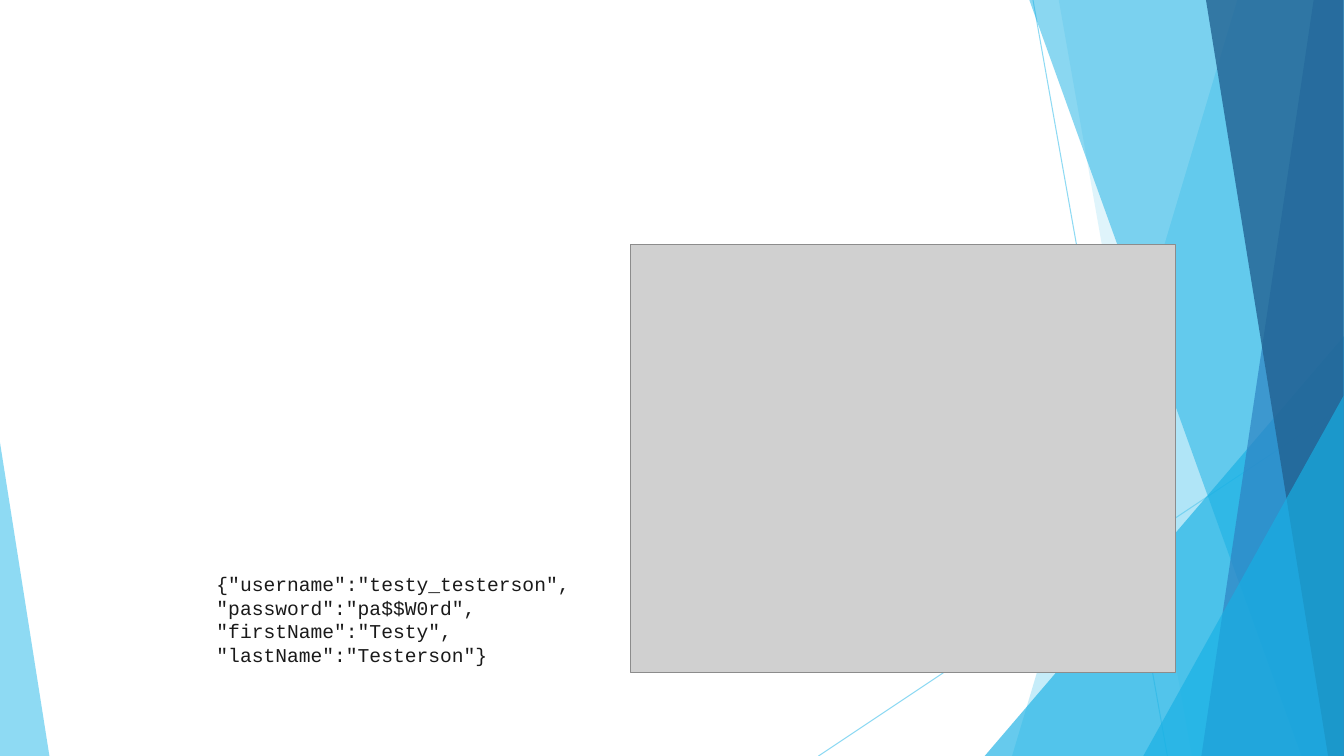
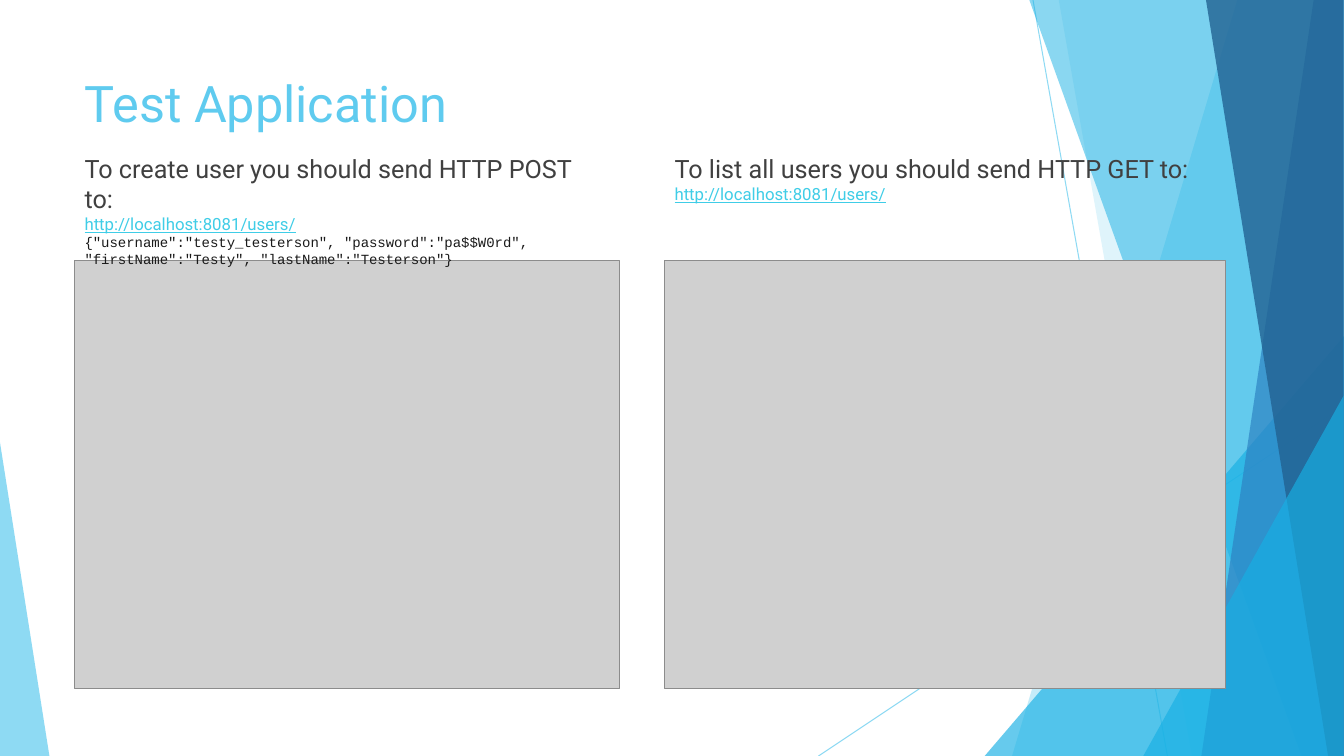
Before and after one commit to vlytsus/springboot-cloud-demo-one, a slide deck: slide 12 of docs/Introduction_To_Microservices_Part_1.pptx. Drawn at 1344x756 pixels with LibreOffice and Linux fonts; fonts in the diff are those of the drawing; grey boxes stand for pictures. Boxes give left, top, right and bottom in pixels: in the first picture for what was removed or moved away, otherwise in the second. Text is boxed around its words. In the diff, an @@ line names an element or a change of style, - is before the commit and + after.

Commit message:
Updated presentation

```diff
--- a/docs/Introduction_To_Microservices_Part_1.pptx
+++ b/docs/Introduction_To_Microservices_Part_1.pptx
@@ title added at [85,84,447,132], 36 pt, text #5FCBEF @@
+Test Application
@@ text at [85,159,572,267]: text changed; size 14 to 10 pt @@
-{"username":"testy_testerson", "password":"pa$$W0rd", "firstName":"Testy", "lastName":"Testerson"}
+To create user you should send HTTP POST to:
+http://localhost:8081/users/
+{"username":"testy_testerson", "password":"pa$$W0rd", "firstName":"Testy", "lastName":"Testerson"}
@@ text added at [675,155,1188,204], 18 pt, text #404040 @@
+To list all users you should send HTTP GET to:
+http://localhost:8081/users/
@@ picture: place and size @@
-picture at [631,245,1177,673]
+picture at [75,261,620,689]
@@ picture added at [664,261,1226,689] @@
```
Also in this commit, not shown: 1 other slide changed, 1 slide removed.
